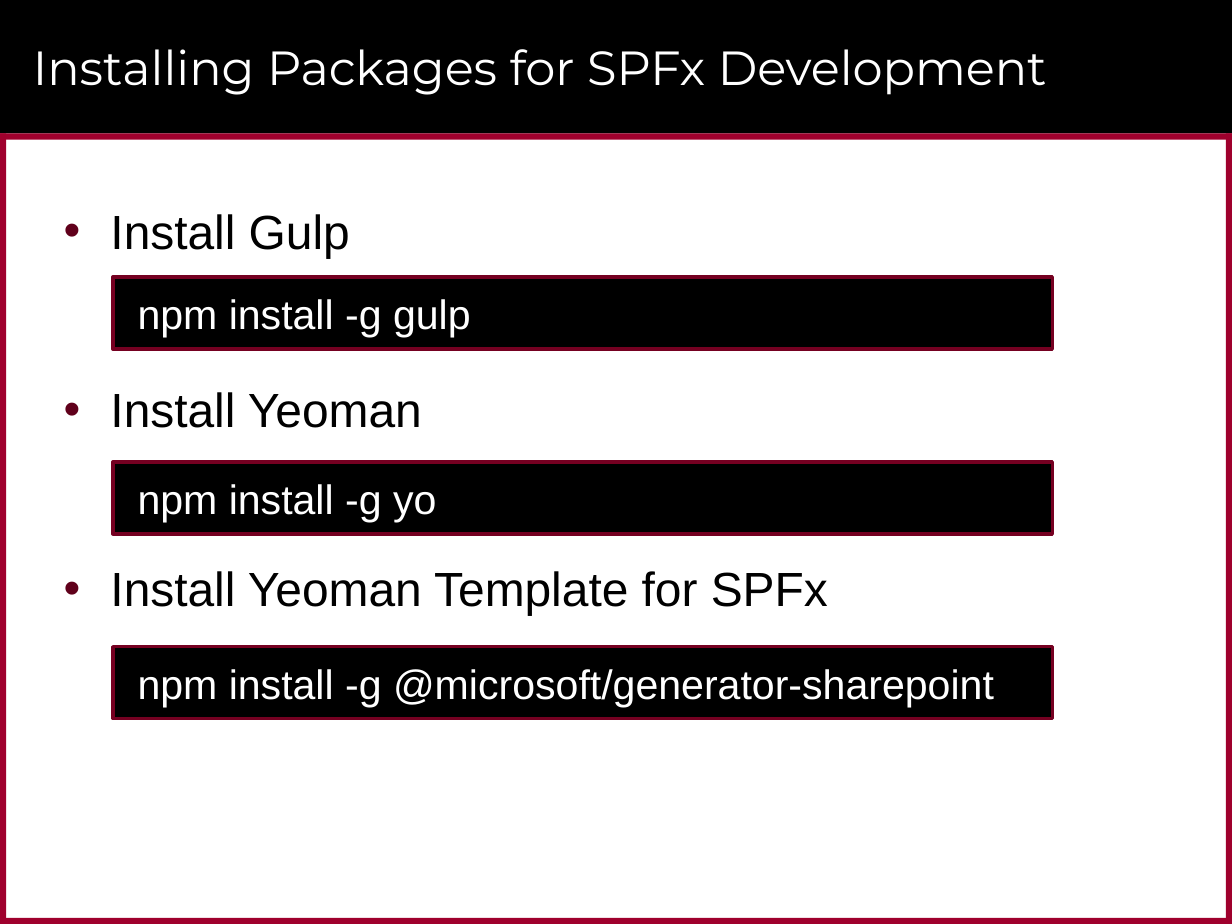
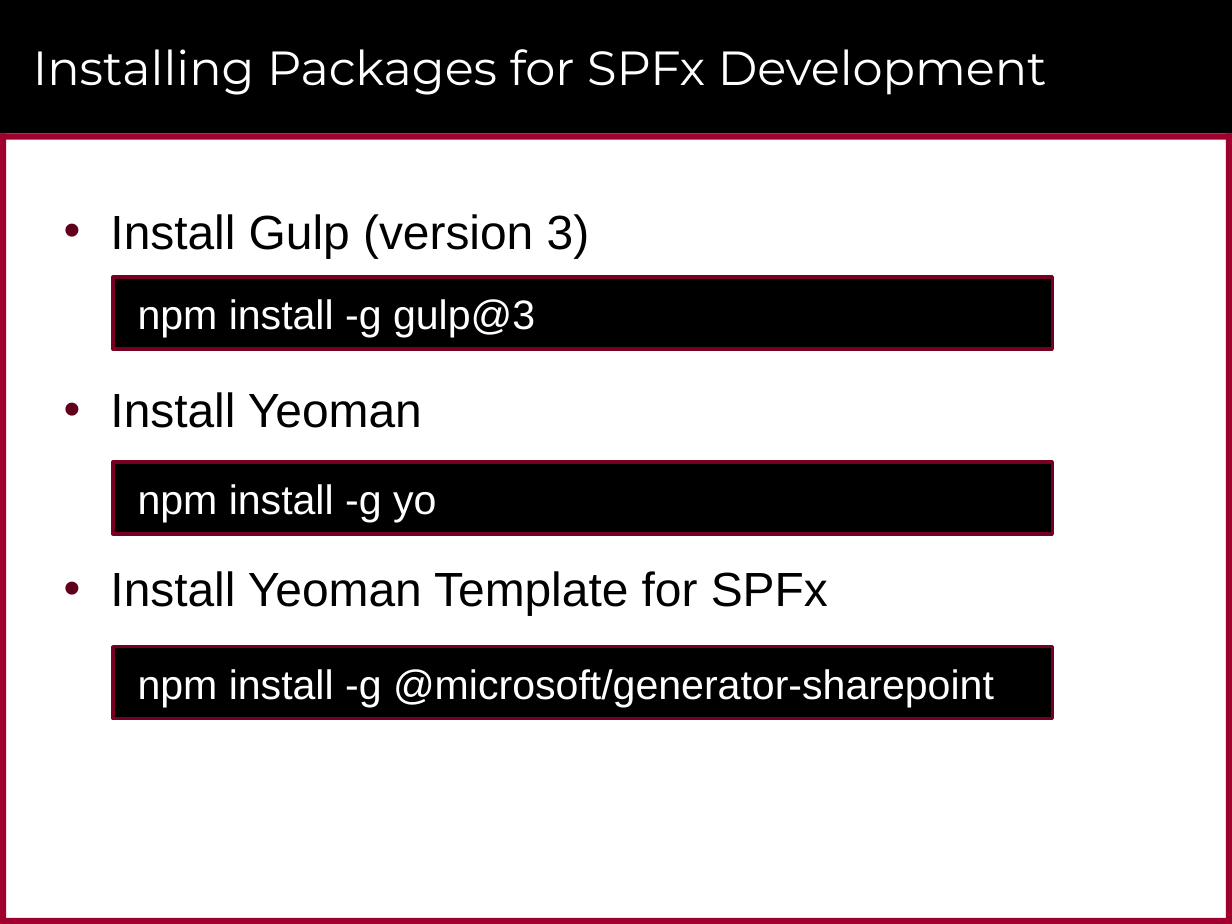
Before and after one commit to CriticalPathTraining/MSD365_Courseware, a slide deck: slide 8 of 04 SharePointFramework.pptx. Drawn at 1232x924 pixels with LibreOffice and Linux fonts; fonts in the diff are those of the drawing; background and template pictures are left out. Boxes give left, top, right and bottom in pixels: in the first picture for what was removed or moved away, otherwise in the second. Text is boxed around its words. In the diff, an @@ line names an element or a change of style, - is before the commit and + after.

```diff
--- a/04 SharePointFramework.pptx
+++ b/04 SharePointFramework.pptx
@@ text at bbox=[110, 214, 590, 258]: text changed @@
-• Install Gulp
+• Install Gulp (version 3)
@@ text in rectangle at bbox=[138, 299, 535, 337]: text changed @@
-npm install -g gulp
+npm install -g gulp@3
```
Also in this commit, not shown: 2 other slides changed, 11 other files.
